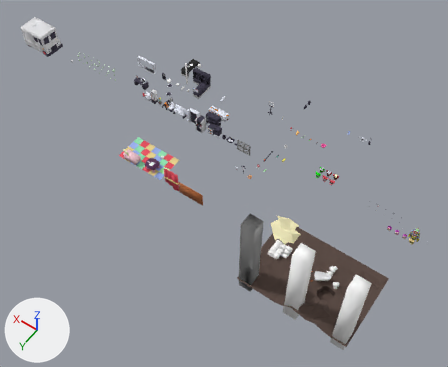
One commit to the Blender file fnat.blend: the scene before it, then after it.
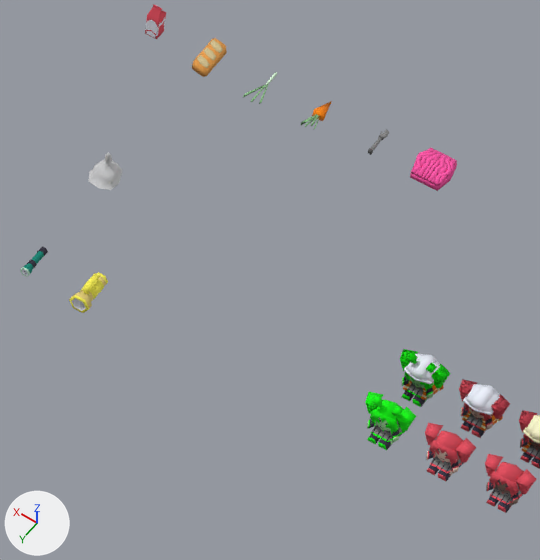
The first picture shows the older version from a 50 mm camera at (-5.1, 45.1, 61.9) aimed at (23.5, 5.2, -0.9). The close-ups show the older and then the newer version on the part from 61% to 75% of the width and 34% to 52% of the height of that picture. Only the edits that show in the close-ups are written down. The lights are fixed; the arrows at lower left show +X, +Y and +Z.

Names of what the first close-up shows: 'baguette', 'brain', 'fatass', 'fatass_alien', 'fatass_black', 'fatass_builder_black', 'fattass_builder', 'fattass_builder_alien', 'flashflight', 'foil_hat' and 5 more.
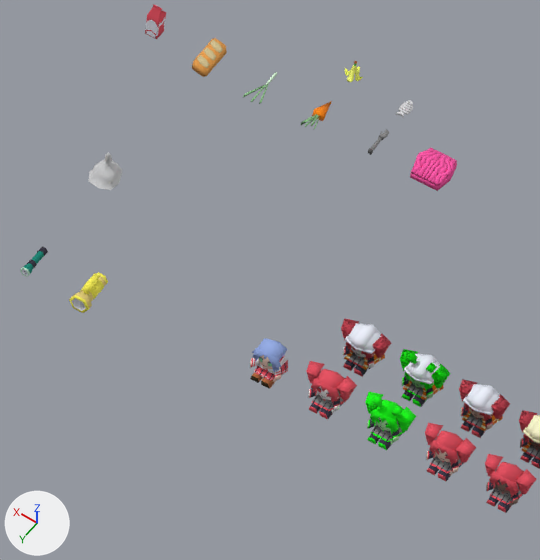
What differs and where, as boxes (x1, y1, x2, y2) in the close-ups (540 x 560 px):
'fatass_nonbinary_builder', added
    after: (341, 319, 391, 377)
'fatass_nonbinary', added (red)
    after: (306, 361, 357, 419)
'fatass.001', added
    after: (250, 338, 288, 389)
'banana_peel', added
    after: (344, 61, 363, 82)
'fish', added
    after: (396, 100, 413, 118)

Edits to the bpy script that builds the scene:
```text
Add ob_fatass_001:
    ob_fatass_001 = bpy.data.objects.new('fatass.001', me_fatass_001)  # 316 vertices, 264 faces; spans x -0.262..0.0, y -0.321..0.218, z -0.029..0.682; in mat_color_pallete (picture img_color_pallete_png); modifiers MIRROR
    ob_fatass_001.location = (16.0, -2.06, 0.0)
Add ob_fatass_nonbinary:
    ob_fatass_nonbinary = bpy.data.objects.new('fatass_nonbinary', me_fatass_nonbinary)  # 364 vertices, 282 faces, 1 loose edge; spans x -0.401..0.002, y -0.321..0.218, z -0.029..0.682; in mat_color_pallete (picture img_color_pallete_png); modifiers MIRROR
    ob_fatass_nonbinary.location = (15.0, -2.06, 0.0)
Add ob_fatass_nonbinary_builder:
    ob_fatass_nonbinary_builder = bpy.data.objects.new('fatass_nonbinary_builder', me_fatass_nonbinary_builder)  # 444 vertices, 333 faces, 1 loose edge; spans x -0.401..0.002, y -0.344..0.218, z -0.029..0.723; in mat_color_pallete (picture img_color_pallete_png); modifiers MIRROR, SOLIDIFY
    ob_fatass_nonbinary_builder.location = (15.0, -3.06, 0.0)
Add ob_fish:
    ob_fish = bpy.data.objects.new('fish', me_fish)  # 84 vertices, 68 faces; spans x -0.076..0.281, y -0.093..0.093, z -0.032..0.019; in mat_color_pallete (picture img_color_pallete_png)
    ob_fish.location = (17.0, -8.0, 0.0)
    ob_fish.rotation_euler = (0.0, 0.0, 1.571)  # degrees (0, 0, 90)
Add ob_banana_peel:
    ob_banana_peel = bpy.data.objects.new('banana_peel', me_banana_peel)  # 34 vertices, 19 faces; spans x 0.0..0.154, y -0.165..0.0, z 0.012..0.332; in mat_color_pallete (picture img_color_pallete_png); modifiers MIRROR, SOLIDIFY
    ob_banana_peel.location = (18.0, -8.0, 0.0)
```
